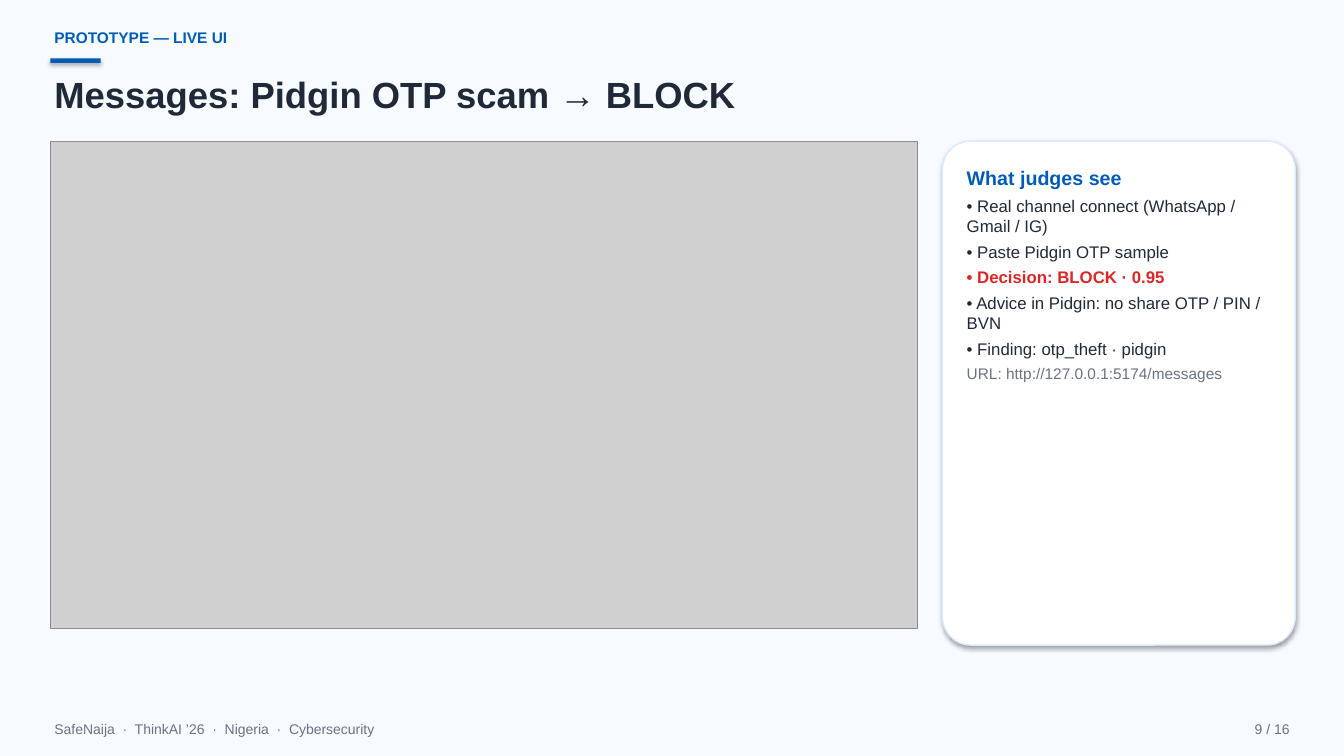
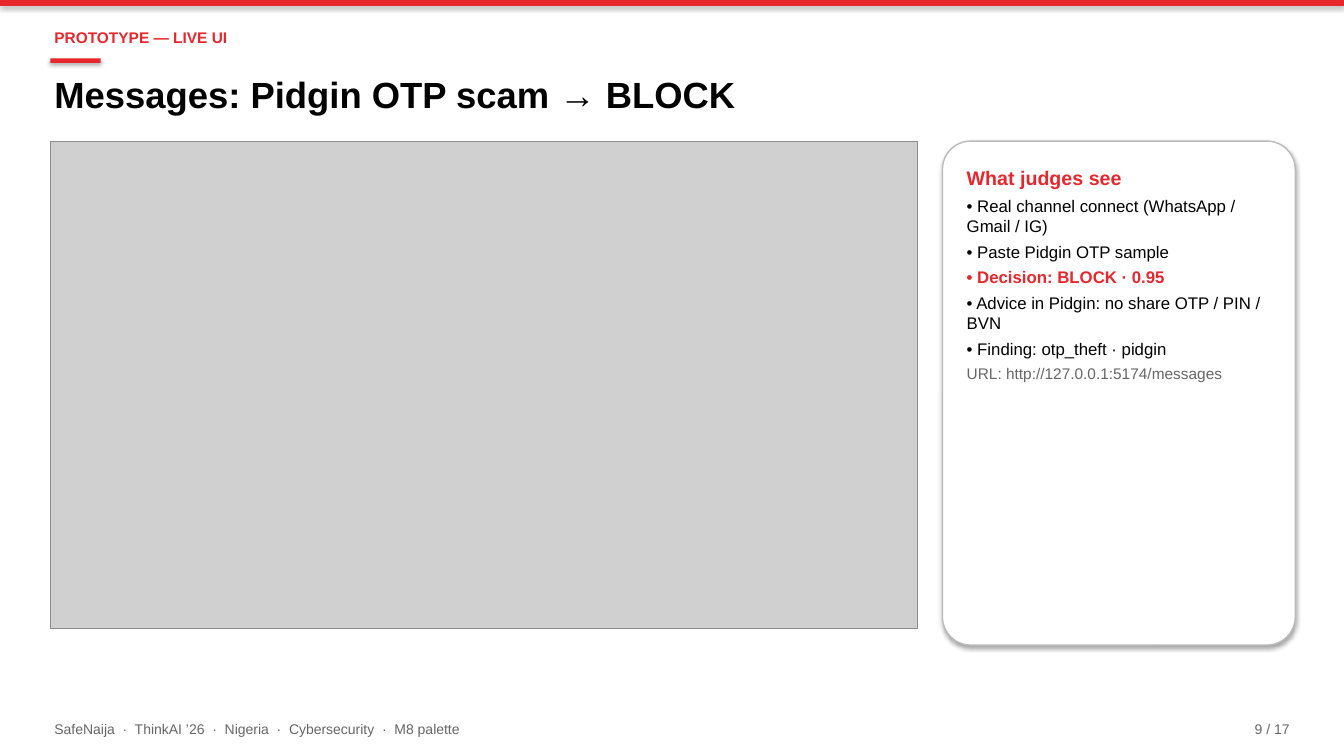
Before and after one commit to Shreeya1-pixel/SafeNajia, a slide deck: slide 9 of outputs/SafeNaija.pptx. Drawn at 1344x756 pixels with LibreOffice and Linux fonts; fonts in the diff are those of the drawing; grey boxes stand for pictures. Boxes give left, top, right and bottom in pixels: in the first picture for what was removed or moved away, otherwise in the second. Text is boxed around its words. In the diff, an @@ line names an element or a change of style, - is before the commit and + after.

```diff
--- a/outputs/SafeNaija.pptx
+++ b/outputs/SafeNaija.pptx
@@ rectangle at (0,0,1344,756): fill #F7FBFF to #FFFFFF @@
@@ rectangle added at (0,0,1344,6), fill #E8272D @@
@@ text "PROTOTYPE — LIVE UI" at (54,32,227,43): text colour #005BB5 to #E8272D @@
@@ rectangle at (50,58,101,63): fill #005BB5 to #E8272D @@
@@ text "Messages: Pidgin OTP scam → ..." at (54,81,735,116): text colour #1F2937 to #000000 @@
@@ rounded rectangle at (943,141,1296,645): outline #DBEAFE 1 pt to #BBBBBB 1 pt @@
@@ text "What judges see" at (967,170,1251,382): text colour #005BB5 to #E8272D in "What judges see"; text colour #1F2937 to #000000 in "• Real channel connect (WhatsApp / Gmail ...", "• Paste Pidgin OTP sample", "• Advice in Pidgin: no share OTP ...", "• Finding: otp_theft · pidgin"; text colour #DC2626 to #E8272D in "• Decision: BLOCK · 0.95"; text colour #6B7280 to #666666 in "URL: http://127.0.0.1:5174/messages" @@
@@ text at (54,724,460,737): text changed; text colour #6B7280 to #666666 @@
-SafeNaija · ThinkAI ’26 · Nigeria · Cybersecurity
+SafeNaija · ThinkAI ’26 · Nigeria · Cybersecurity · M8 palette
@@ text at (1255,724,1290,734): text changed; text colour #6B7280 to #666666 @@
-9 / 16
+9 / 17
```
Also in this commit, not shown: 15 other slides changed, 1 slide added, 3 other files.
